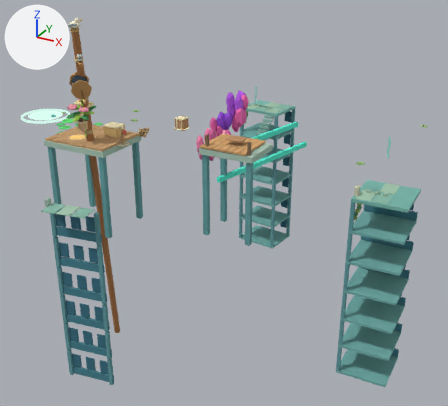
One commit to the glTF model godot/assets/models/zones/zone1_home_harbor/units/detail.glb: the scene before it, then after it.
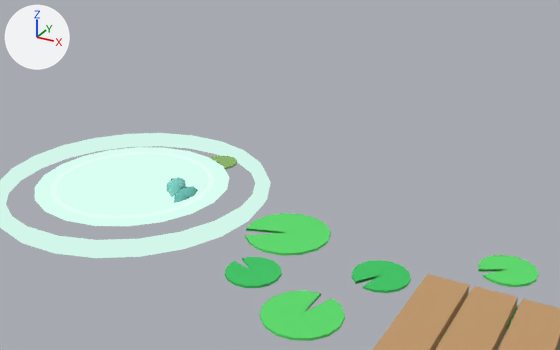
Each version appears first whole from a 50 mm lens placed at (27.81, -49.53, 18.08), pointed at (0.73, -0.3, -6.54), and next in a close-up from a 50 mm lens placed at (-8.54, -14.98, 6.84), pointed at (-14.54, -4.07, 1.38). Every picture has the same lights, and +X, +Y and +Z are marked at upper left. The older version's two pictures come first. Where no turn or scale is listed for an object, it has been applied to the vertices. Vertices at exactly the same position are counted once.

The older version as bpy lines, for what is in view:
```python
me_detail = bpy.data.meshes.new('detail')
me_detail.from_pydata(...)  # 7972 vertices, 14216 faces; spans x -19.3..19.3, y -17.8..17.8, z -22.2..11.9
# faces by material slot: [3296, 32, 604, 152, 10132]
me_detail.materials.append(mat_detail_0)
me_detail.materials.append(mat_detail_1)
me_detail.materials.append(mat_detail_2)
me_detail.materials.append(mat_detail_3)
me_detail.materials.append(mat_detail_4)
ob_detail = bpy.data.objects.new('detail', me_detail)
ob_detail.location = (0.0, 0.0, 0.0)
```
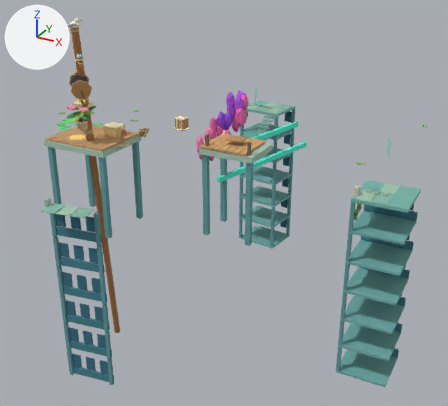
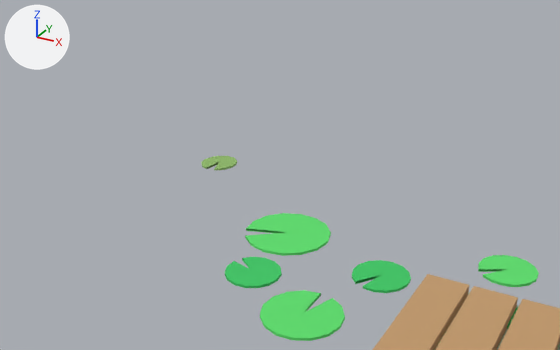
Boxes (x1, y1, x2, y2) around the edits, measured in the close-ups (560 x 350 px):
'detail', reshaped
    before: (0, 133, 560, 350)
    after: (201, 156, 560, 350)
part 1 of me_detail, deleted
    before: (35, 147, 230, 226)

Patch to the scene script:
```diff
--- a/godot/assets/models/zones/zone1_home_harbor/units/detail.glb.py
+++ b/godot/assets/models/zones/zone1_home_harbor/units/detail.glb.py
@@ me_detail @@
 # used by ob_detail; location = (0.0, 0.0, 0.0)
-me_detail.from_pydata(...)  # 7972 vertices, 14216 faces; spans x -19.3..19.3, y -17.8..17.8, z -22.2..11.9
+me_detail.from_pydata(...)  # 7965 vertices, 13328 faces; spans x -19.3..19.3, y -17.8..17.8, z -22.2..11.9
+# me_detail part 1: 7 vertices removed from x -16.9..-15.7, y -5.3..-4.9, z 1.1..1.2
 me_detail.materials.append(mat_detail_0)
```
